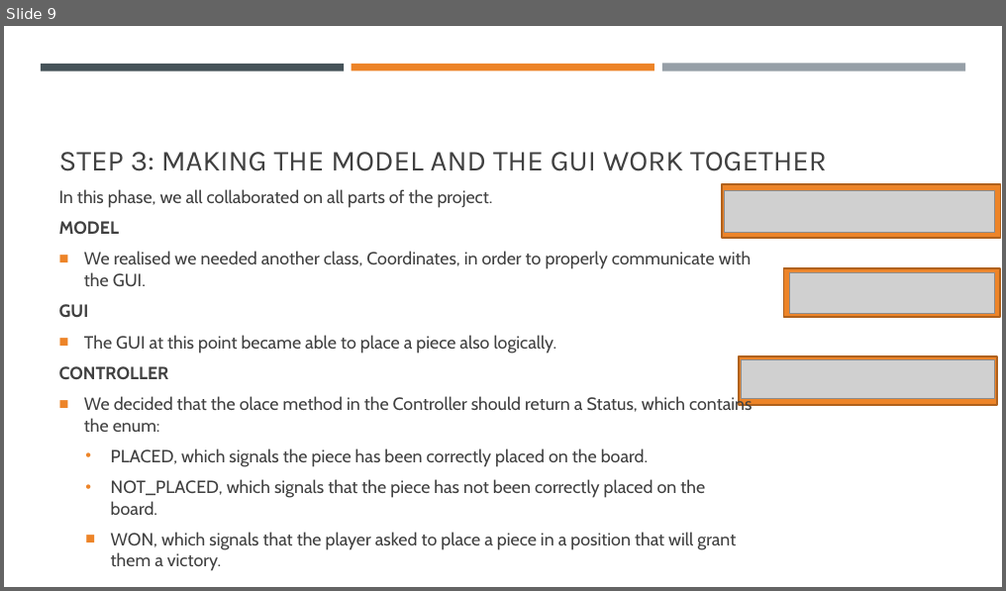
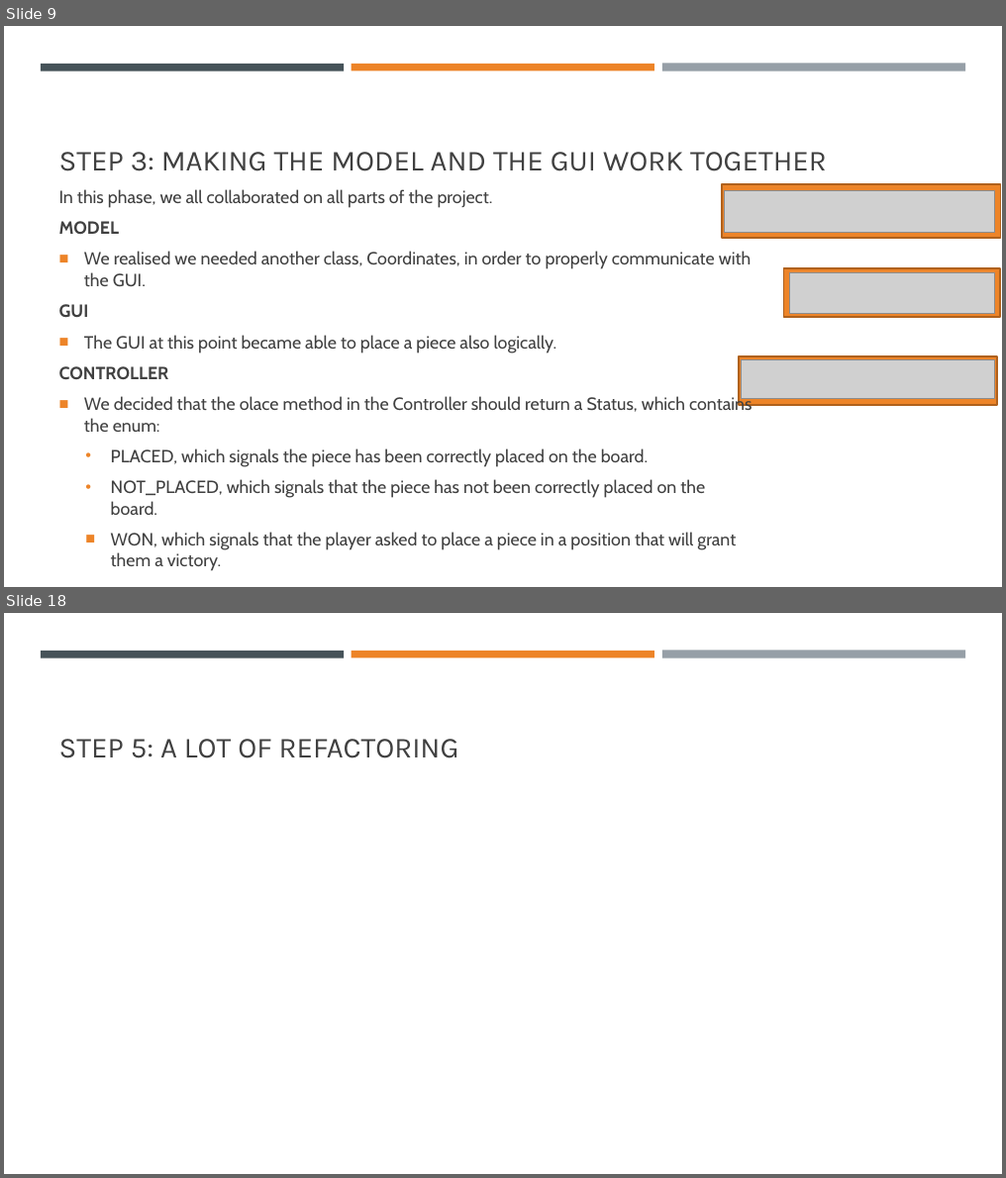
Before and after one commit to RodTol/Crossway, a slide deck: Crossway.pptx. Shown one above the other, each under a label of ours: slide 9 before the commit, slides 9 and 18 after it; the slides between them are not shown. The pictures are 1006x591 and 1006x1178 pixels, drawn with LibreOffice and Linux fonts; fonts in the diff are those of the drawing; grey boxes stand for pictures. Boxes give left, top, right and bottom in pixels: in the first picture for what was removed or moved away, otherwise in the second. Text is boxed around its words. In the diff, an @@ line names an element or a change of style, - is before the commit and + after.

```diff
--- a/Crossway.pptx
+++ b/Crossway.pptx
@@ slide 18 added at [4,613,1002,1174], background #FFFFFF; not listed: 3 template elements that a slide beside it also shows @@
@@ title added at [59,739,459,759], 28 pt, text #404040 @@
+STEP 5: A LOT OF REFACTORING
```
Also in this commit, not shown: 1 slide changed, 10 other slides added.
